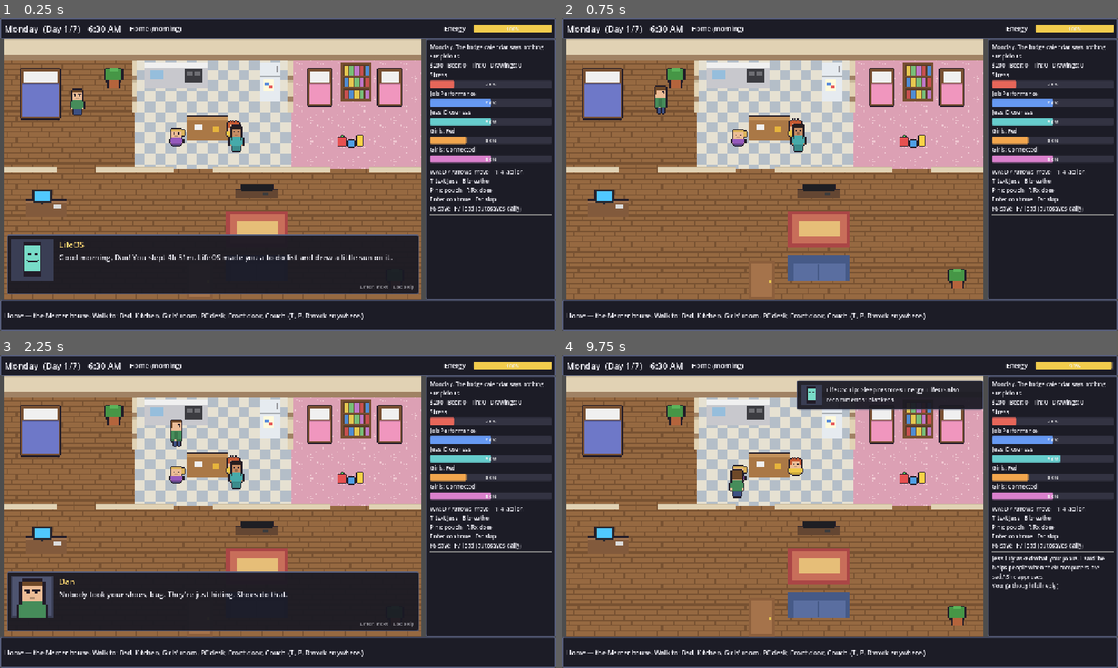
Above: before the commit, frames 1-4 (two rows, left to right).
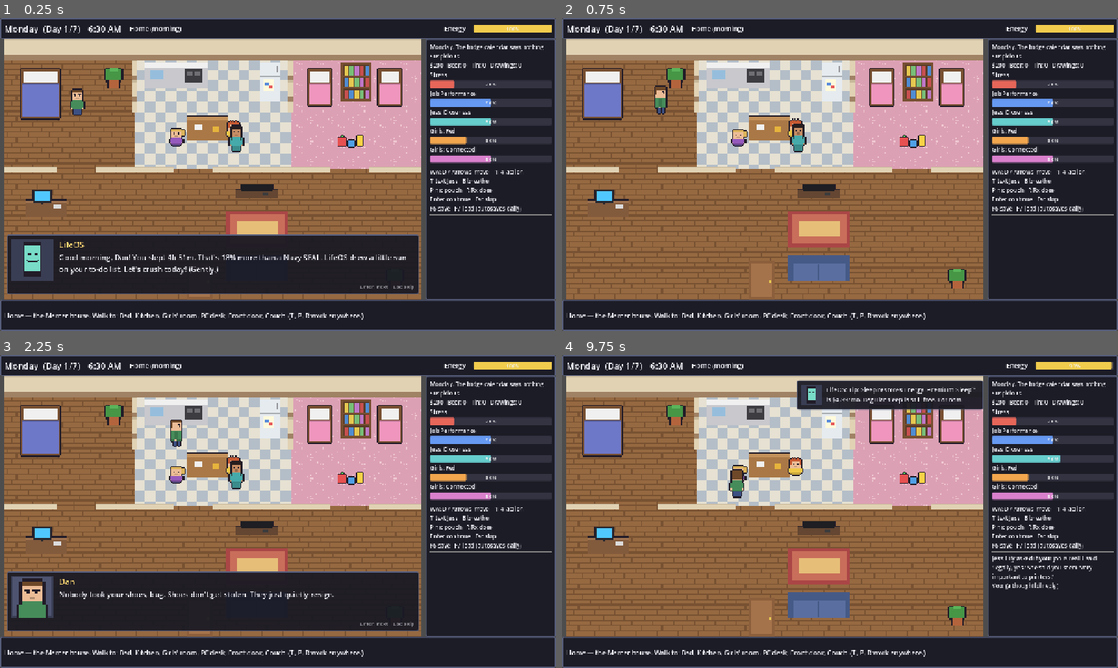
Above: after the commit, the same moments.

Repository: MartyMansion/uptime
Game: Godot game, scene res://scenes/main.tscn
Same seed, same stepped clock (60 frames per second), same inputs: the game is played once before the commit and once after it.
Inputs:
- Up to frame 1 (0.25 s): no input
- Up to frame 2 (0.75 s): tap Enter at 0.5, 0.6 s; hold D from 0.53 s (still down)
- Up to frame 3 (2.25 s): tap Space at 0.77, 1.52, 2 s; release D at 1.28 s; hold S 1.28-2.03 s; tap Keypad Enter at 1.35 s; hold D from 2.03 s (still down); tap T at 2.1 s
- Up to frame 4 (9.75 s): release D at 2.78 s; hold W 2.78-3.53 s; tap P at 2.85 s; tap Space at 3.02, 3.77, 4.52, 5.75, 6.02, 6.77, 7.52, 9.02 s; hold A 3.53-5.03 s; tap R at 3.6 s; tap B at 4.35 s; tap Enter at 5, 8.1 s; hold S 5.03-5.78 s; tap 1 at 5.1 s; hold D 5.78-6.53 s; tap 2 at 5.85 s; hold W 6.53-7.28 s; tap 3 at 6.6 s; hold D 7.28-8.03 s; tap 4 at 7.35 s; hold S 8.03-8.78 s; hold A 8.78-9.53 s; tap Keypad Enter at 8.85 s; hold W from 9.53 s (still down); tap T at 9.6 s

The runs differ from the first frame. In frame 1, 0.6% of the frame differs, in the area x 10-73%, y 75-82%; in frame 2, nothing differs; in frame 3, 0.3%; in frame 4, 0.6%, in the area x 47-98%, y 10-72%.

Commit message:
Refinement 3: tone mix - restore wry bite aimed at systems/LifeOS

Diff:
--- a/scripts/cutscenes.gd
+++ b/scripts/cutscenes.gd
@@ -20,27 +20,27 @@
 			var s: Array = [["loc", "house"], ["dim", false], ["place", "dan", "bed"], ["face", "dan", "down"],
 				["place", "lily", "table_l"], ["place", "june", "table_r"], ["place", "jess", "kitchen_b"]]
 			if d == 0:
-				s += [["lifeos", "Good morning, Dan! You slept 4h 51m. LifeOS made you a to-do list and drew a little sun on it."],
+				s += [["lifeos", "Good morning, Dan! You slept 4h 51m. That's 18% more than a Navy SEAL. LifeOS drew a little sun on your to-do list. Let's crush today! (Gently.)"],
 					["move", "dan", "kitchen"],
 					["say", "june", "Daddy. My shoes are gone. Forever. Someone took them."],
-					["say", "dan", "Nobody took your shoes, bug. They're just hiding. Shoes do that."],
+					["say", "dan", "Nobody took your shoes, bug. Shoes don't get stolen. They just quietly resign."],
 					["say", "lily", "Mommy says they're in \"the last place you'd look.\""],
 					["say", "dan", "That's every place, Lily. That's kind of how looking works."],
 					["say", "lily", "Mommy says you'd say that. She was right."],
 					["say", "jess", "They're under the couch. My shift starts at 7, lunches are in the fridge. Love you. Have a good day."]]
 			else:
 				var mornings := [
-					[["say", "june", "I had a dream the printer was printing."], ["say", "dan", "That's not a dream, bug. That's my whole job. Isn't it great?"]],
-					[["say", "lily", "Is your job real? Like, can you touch it?"], ["say", "dan", "You can touch the printer. It's very friendly. Mostly."]],
+					[["say", "june", "I had a dream the printer was printing."], ["say", "dan", "That's not a dream, bug. That's my job. Sometimes it's also a nightmare. Eat your toast."]],
+					[["say", "lily", "Is your job real? Like, can you touch it?"], ["say", "dan", "You can touch the printer. It's very friendly. It has simply seen things."]],
 					[["say", "june", "Two more minutes or I'm letting the cat in your bed."], ["say", "jess", "She's been negotiating since 5:40. She's going to be a lawyer."]],
-					[["say", "lily", "I drew you. Episode 2: Daddy and the Computer and the Coffee."], ["say", "dan", "Why is my head a laptop?"], ["say", "lily", "It's because you're smart."]],
+					[["say", "lily", "I drew you. Episode 2: Daddy and the Computer and the Coffee."], ["say", "dan", "Why is my head a laptop?"], ["say", "lily", "Artistic choice. Also because you're smart."]],
 					[["say", "june", "Daddy says the cloud is just someone else's computer."], ["say", "jess", "He's not wrong, sweetie. But maybe let's say it nicer at school."]],
-					[["say", "jess", "No work today. Theoretically."], ["say", "lily", "Theoretically is a funny word."]],
+					[["say", "jess", "No work today. Theoretically."], ["say", "lily", "Theoretically is a sad word."]],
 				]
 				s += [["move", "dan", "kitchen"]] + mornings[(d - 1) % mornings.size()]
 				if gs.week_stats.get("drinks", 0) >= 6 and d >= 3:
 					s += [["say", "", "Jess sets a glass of water in front of you and squeezes your shoulder. She doesn't say anything. She doesn't have to."]]
-				s += [["say", "jess", "Off to work. Check the shared calendar when you get a sec? Love you."]]
+				s += [["say", "jess", "Off to the billing salt mines. Shared calendar. Open it. Once. For me. Love you."]]
 			s += [["move", "jess", "door"], ["hide", "jess"]]
 			return s
 		"dropoff":
@@ -49,7 +49,7 @@
 				["say", "june", "Daddy says the cloud is just someone else's computer."],
 				["say", "lily", "Ms. Hollis says the parent group chat has 112 unread. She laughed when she said it."],
 				["say", "june", "I'm going to say synergy today."],
-				["say", "lily", "Bye, Daddy! Be nice to the printer."],
+				["say", "lily", "Bye, Daddy! Don't let the printer win."],
 			]
 			return [["loc", "school"], ["place", "dan", "car_r"], ["place", "lily", "car_l"], ["place", "june", "car_r"],
 				["move", "june", "curb_r"], ["move", "lily", "curb_l"], lines[d % lines.size()],
@@ -58,11 +58,11 @@
 		"arrive_work":
 			var gary := [
 				"Morning, Dan! Payroll server is \"being weird\" again. No rush, but could you peek when you get a sec?",
-				"Rough week for everyone. Donuts in the break room. You're doing great.",
+				"Team, let's lean into the headwinds! ...I don't know what that means either. There are donuts.",
 				"Leadership says we need AI. I'm not totally sure what for either. Can we figure it out together?",
 				"The CEO put in a ticket to \"make the internet faster.\" I told him you're the best we've got.",
-				"Pizza party Friday for the team!!! I'm ordering you the pineapple one. I remembered.",
-				"Hey, sorry you're on call this weekend. I owe you one. Seriously.",
+				"Pizza party Friday instead of raises!!! Corporate's words, not mine. I got you the pineapple one.",
+				"Weekend on-call is you, right? Great energy! ...Sorry. I hate that I said that. I owe you one.",
 				"Hey, sorry you're on call this weekend. I owe you one. Seriously.",
 			]
 			return [["loc", "office"], ["place", "dan", "entry"], ["place", "gary", "gary_desk"], ["move", "dan", "desk"],
@@ -71,8 +71,8 @@
 		"drive_stop":
 			var radio := [
 				"...and that's why I get up at 4 AM. Anyway, it's not for everyone. Get some sleep, folks.",
-				"Today's guest says the secret to success is... a nap. Huh. Okay.",
-				"Listener question: 'How do I balance work and family?' Great question. Hard question.",
+				"Sleep is a subscription you can cancel! Link in bio. (A caller says 'please don't.' Good caller.)",
+				"Grindset tip: your kids will understand when you're a unicorn. (Dan switches to the oldies station. The oldies station understands.)",
 			]
 			return [["loc", "gas_station"], ["place", "dan", "car"], ["face", "dan", "up"],
 				["say", "4 AM Club (radio)", radio[d % radio.size()]],
@@ -88,9 +88,9 @@
 		"jess_home":
 			var jess := [
 				"I was on hold with insurance for 52 minutes. I can sing you the hold music now.",
-				"Hospital had a pizza lunch. I saved you a slice. It's a little cold. It's still pizza.",
+				"Hospital gave us pizza instead of a raise again. I saved you a slice of disappointment. It's pepperoni disappointment, at least.",
 				"Did anyone open the shared calendar? June has picture day! Brush her hair. Please.",
-				"Long day. Phone trees. So many phone trees. Hug me.",
+				"Press 9 to hear these options in a more disappointing order. That was my whole day. Hug me.",
 				"My mom says hi and also her iPad is 'broken.' She loves you. She just loves you more when it's broken.",
 				"I'm home. I'm horizontal. Talk to me in ten minutes.",
 				"Weekend tip: nobody is allowed to say 'quick call' in this house.",
@@ -105,8 +105,8 @@
 			return s
 		"bedtime":
 			var s := [["place", "dan", "girls_dan"], ["place", "lily", "lily_bed"], ["place", "june", "june_bed"],
-				["say", "june", "Two more books, please. Pleeease."], ["say", "dan", "One book."], ["say", "june", "Two books and I'll go to sleep SO fast."],
-				["say", "lily", "She never goes to sleep fast."]]
+				["say", "june", "Two more books, please. Pleeease."], ["say", "dan", "One book."], ["say", "june", "Two books and I release the cat."],
+				["say", "lily", "Nobody releases the cat. The cat has been through enough."]]
 			if gs.today.get("drink", 0) >= 3:
 				s += [["say", "lily", "You did the dragon voice twice. ...That's okay. I liked it."]]
 			else:
@@ -117,7 +117,7 @@
 				["lifeos", str(ctx.get("sleep_text", "Sleep: pending. Today: done. Good job."))]]
 		"review":
 			return [["loc", "house"], ["dim", false], ["place", "dan", "couch"], ["place", "jess", "couch_l"], ["place", "lily", "couch_r"], ["place", "june", "living"],
-				["lifeos", "Putting together your Week 1 review. One moment. LifeOS is playing you some soft music."],
+				["lifeos", "Compiling your Week 1 Quarterly-Weekly Performance Review. Please hold. Hold music: pan flute."],
 				["say", "lily", "Is it a lot?"],
 				["say", "june", "I'm the dentist now. Say ahh."],
 				["say", "jess", "Come here, you. Pancakes. Nobody's on call."]]
--- a/scripts/game_state.gd
+++ b/scripts/game_state.gd
@@ -73,26 +73,26 @@
 const TICKETS := [
 	"\"Printer is printing. Is this normal? URGENT\" (It was normal. She sent a thank-you GIF.)",
 	"\"Can you make the internet faster? —Sent from my iPad\" (You moved him closer to the router. He called you a wizard.)",
-	"\"Can I install a screensaver with fish on it?\" (You found a safe one. The fish are very calm.)",
+	"\"Need admin rights to install FreeScreenSaverz_REAL.exe for productivity\" (Declined. You found her a safe fish one. She loves the fish.)",
 	"\"What's the Wi-Fi password?\" (You taped it to the conference room wall. Solved forever. Probably.)",
-	"\"Outlook froze again, sorry to bug you!\" —Karen in Accounts Payable (She left a muffin on your desk.)",
+	"\"Outlook is Not Responding. Neither am I.\" —Karen in Accounts Payable (Fixed both. She left a muffin.)",
 	"\"The server room is making a noise. A different noise.\" (A tired fan. Fixed. The servers hum happily.)",
 	"\"Reply-all thread re: WHO TOOK MY YOGURT (47 replies)\" (The yogurt was found. Everyone is relieved.)",
 	"\"Our chatbot told a customer we offer free kittens. Do we?\" (We do not. You fixed it. A little sad, honestly.)",
 ]
 const JESS_TEXTS := [
-	"Jess: On hold with insurance for 52 min. The hold music has a bridge now. I'm learning the words.",
+	"Jess: On hold with insurance for 52 min. The hold music has a bridge now. I'm emotionally invested.",
 	"Jess: Can you grab milk on the way? June wants to 'review' the oat one again.",
-	"Jess: Hospital had a pizza lunch for the billing team. Saved you a slice. Thinking of you.",
-	"Jess: Lily asked what your job is. I said 'he helps people when their computers are sad.' She approves.",
+	"Jess: Hospital gave us pizza instead of a raise again. Saved you a slice of late-stage capitalism. ❤",
+	"Jess: Lily asked if your job is real. I said 'legally, yes.' She said you seem 'very important to printers.'",
 	"Jess: Friendly reminder the shared calendar exists 💛 June has picture day Thursday.",
 ]
 const LIFEOS_TIPS := [
-	"LifeOS: Tip: Sleep restores Energy. LifeOS also recommends: blankets.",
+	"LifeOS: Tip: Sleep restores Energy. Premium Sleep™ is $4.99/mo. Regular sleep is still free. For now.",
 	"LifeOS: Tip: Your daughters can't be optimized. Our engineers say this is a feature.",
 	"LifeOS: Tip: It's always DNS. Except when it's the cable. Check the cable.",
-	"LifeOS: Tip: Drink some water! LifeOS believes in you. LifeOS is also a little thirsty.",
-	"LifeOS: Feeling overwhelmed by notifications? So is LifeOS. Let's both take a deep breath.",
+	"LifeOS: Tip: A 'quick call' has never once been quick. LifeOS has the data. LifeOS is sorry.",
+	"LifeOS: Feeling overwhelmed by notifications? Here is a notification about that.",
 ]
 # Jess noticing drinking, keyed by cumulative drinks this week. Quiet, not a fight.
 const JESS_NOTICES := {
@@ -234,14 +234,14 @@
 	if a.has("event") and CALENDAR[day]["id"] != a["event"]:
 		return "Not on the calendar today."
 	if a.has("money") and money + int(a["money"]) < 0:
-		return "Card declined. Money's a little tight this week."
+		return "Card declined. The pump says nothing. The pump doesn't have to."
 	match id:
 		"head_home":
 			if minutes < OFF_WORK:
-				return "Not quite quittin' time. Maybe after 4."
+				return "Gary is doing a lap. Your coat is very visible. Maybe after 4."
 		"drink":
 			if beers <= 0:
-				return "Fridge: oat milk, juice boxes, one lemon."
+				return "Fridge: oat milk, juice boxes, one lemon with a lot of potential."
 		"pouch":
 			if pouches <= 0:
 				return "Tin's empty."
@@ -362,7 +362,7 @@
 		"gaming":
 			week_stats["gaming_blocks"] += 2
 			today["gaming"] += 1
-			line = "One more match. Stress down. Where did the time go?"
+			line = "One more match. Stress down. Time: gone. Into the void. Worth it, probably."
 		"drink":
 			beers -= 1
 			used_ever["drink"] = true
@@ -398,7 +398,7 @@
 					notices_seen["rx_refill"] = true
 					lifeos = "LifeOS: Pharmacy reminder: at this pace your refill runs out %d days early. Maybe a good thing to mention to your doctor." % rx_extra_total
 			else:
-				line = "Rx taken. The browser tabs feel less loud. Focus: on."
+				line = "Rx taken. The 47 browser tabs close themselves, emotionally. Focus: on."
 			rx_last_dose = minutes
 			rx_until = minutes + RX_DURATION
 			today["crashed"] = false
@@ -476,13 +476,13 @@
 func _lifeos_comment(id: String) -> String:
 	match id:
 		"gaming":
-			return "LifeOS: Leisure detected! Rest is productive too. LifeOS read that somewhere."
+			return "LifeOS: Leisure detected. Your competitors are also playing video games. Everyone's fine."
 		"bedtime_story":
 			return "LifeOS: Bedtime story logged. This is the good stuff, Dan."
 		"work_ticket":
-			return "LifeOS: Ticket closed! Somebody's day just got easier. Nice work."
+			return "LifeOS: Ticket closed! 1 down, ∞ to go. Somebody's day just got easier, though."
 		"pickup_girls":
-			return "LifeOS: Commute logged. The girls sang the whole way. LifeOS rates it 5 stars."
+			return "LifeOS: Commute logged. Brayden Kole's 4 AM Club played for 22 min. The girls drowned it out singing. Good."
 	return LIFEOS_TIPS[rng.randi() % LIFEOS_TIPS.size()]
 
 func end_day() -> Dictionary:
@@ -549,7 +549,7 @@
 		+ "Bedtimes attended . %d/7\n" % week_stats["bedtimes"] \
 		+ "Marriage .......... %s\n" % marriage \
 		+ "Career ............ %s (%d tickets)\n" % [career, week_stats["tickets"]] \
-		+ "Side Hustle ....... Still a dream. Dreams are allowed.\n" \
+		+ "Side Hustle ....... Pre-revenue, post-sleep. Dreams are allowed.\n" \
 		+ "Self-Care ......... %s\n" % ("Running low. Be gentle with yourself." if stress > 50 else "Detected! LifeOS is so proud.")
 	# Subtle lines: only appear if relevant, never as a score.
 	if week_stats["drinks"] > 0:
@@ -571,8 +571,8 @@
 	for k in clean:
 		if used_ever[k] and clean[k] >= 2:
 			s += "Streaks ........... %d clean day%s (%s). Someone noticed.\n" % [clean[k], "" if clean[k] == 1 else "s", {"drink": "no beer", "pouch": "no pouches", "rx_extra": "Rx as prescribed"}[k]]
-	return s + "Manager comment: \"Thanks for everything this week, Dan. Get some rest.\"\n\n" \
-		+ "ENDING (stub): Not a perfect week. A real one. Pancakes on Sunday."
+	return s + "Manager comment: \"Great energy! Let's circle back on everything. Also, genuinely, get some rest.\"\n\n" \
+		+ "ENDING (stub): Uptime this week: 99.2%. The SLA was 100%. The pancakes were 100%."
 
 func _fmt(m: int) -> String:
 	var h := (m % 1440) / 60
--- a/scripts/main.gd
+++ b/scripts/main.gd
@@ -443,7 +443,7 @@
 
 func _on_week_ended(review: String) -> void:
 	queue_cutscene("review")
-	pending_title = "LIFEOS WEEK IN REVIEW"
+	pending_title = "LIFEOS QUARTERLY-WEEKLY PERFORMANCE REVIEW"
 	pending_summary = review.substr(review.find("\n") + 1)
 	summary_is_week = true
 
